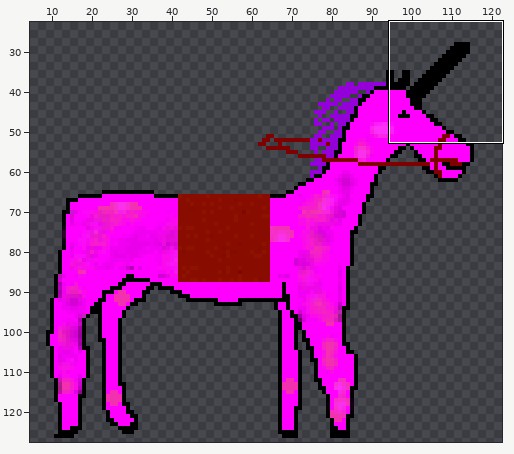
Edited in one commit: sprite sheet (res/Einhorn_1.png). Above: a wide view before the commit, with the close-up outlined.
Close-up. Earlier state:
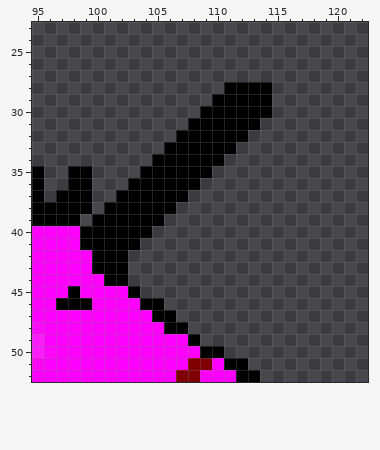
The file is 128x128 pixels. Colours within 5 levels of each other are drawn and written as one. Shown: x 95..122, y 23..52. The wide view leaves out empty margins. The commit also changed other parts of the picture, which this record leaves out.
The result:
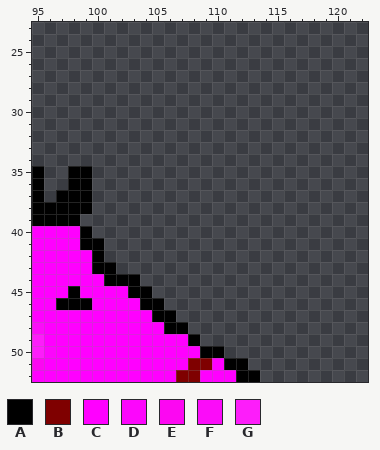
Palette (. is transparent): A #000000  B #7f0000  C #ff00ff  D #fc06fc  E #fc07f2  F #fb0cf9  G #fd1dfa
The exact change:
y 28: x 111..114 AAAA -> ....
y 29: x 110..114 AAAAA -> .....
y 30: x 109..114 AAAAAA -> ......
y 31: x 108..113 AAAAAA -> ......
y 32: x 107..112 AAAAAA -> ......
y 33: x 106..111 AAAAAA -> ......
y 34: x 105..110 AAAAAA -> ......
y 35: x 104..109 AAAAAA -> ......
y 36: x 103..108 AAAAAA -> ......
y 37: x 102..107 AAAAAA -> ......
y 38: x 101..106 AAAAAA -> ......
y 39: x 100..105 AAAAAA -> ......
y 40: x 100..104 AAAAA -> .....
y 41: x 101..103 AAA -> ...
y 42: x 101..102 AA -> ..
y 43: x 102 A -> .
y 44: x 103 . -> A
y 45: x 104 . -> A
